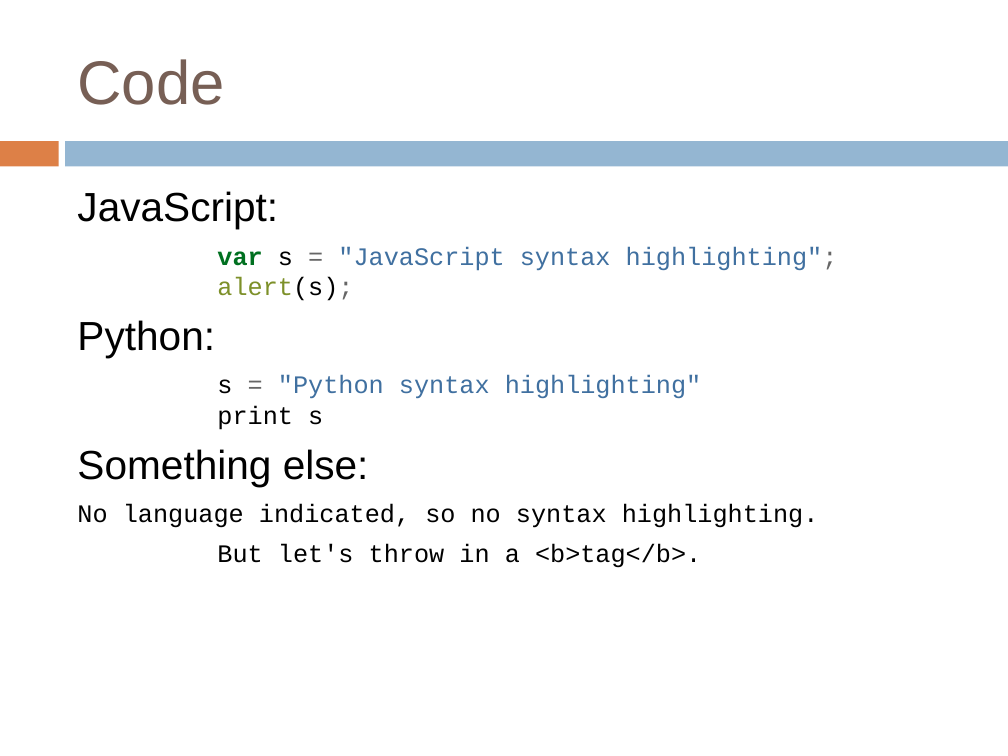
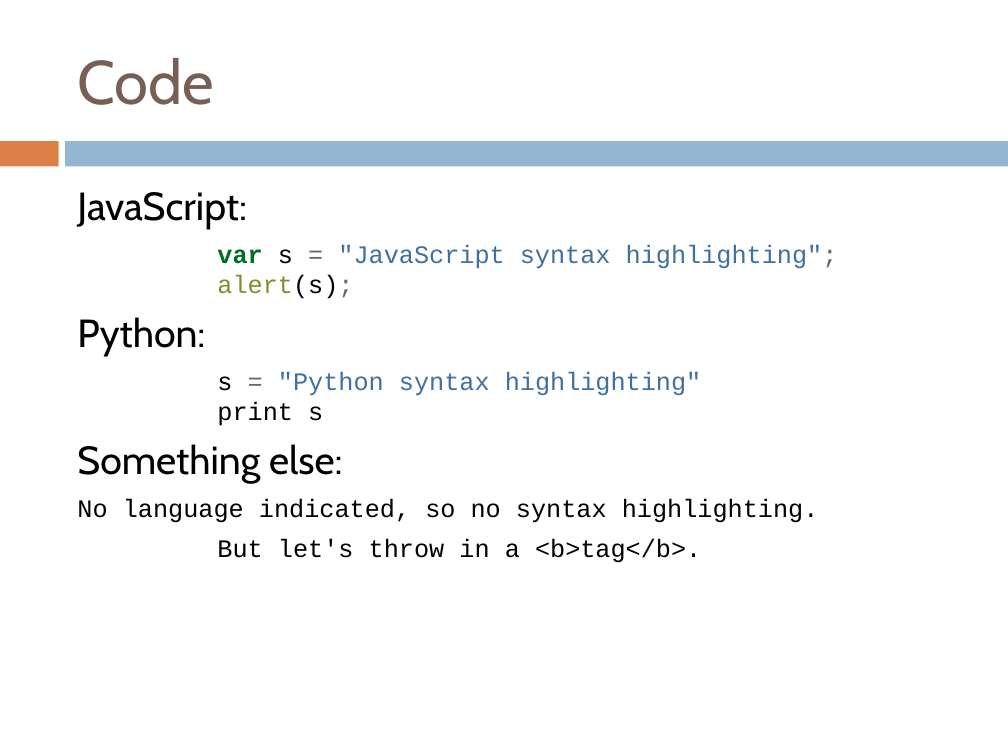
Before and after one commit to hitswint/.emacs.d, a slide deck: slide 9 of dotfiles/.pandoc/reference.pptx. Drawn at 1008x756 pixels with LibreOffice and Linux fonts; fonts in the diff are those of the drawing. Boxes give left, top, right and bottom in pixels: in the first picture for what was removed or moved away, otherwise in the second. Text is boxed around its words. In the diff, an @@ line names an element or a change of style, - is before the commit and + after.

```diff
--- a/dotfiles/.pandoc/reference.pptx
+++ b/dotfiles/.pandoc/reference.pptx
@@ title "Code" at (x1=77, y1=58, x2=214, y2=105): font Arial to Cabin @@
@@ text at (x1=77, y1=192, x2=343, y2=484): size 29 to 28 pt, font Arial to Cabin in "JavaScript:", "Python:", "Something else:" @@
```
Also in this commit, not shown: 10 other slides changed, 16 other files.
